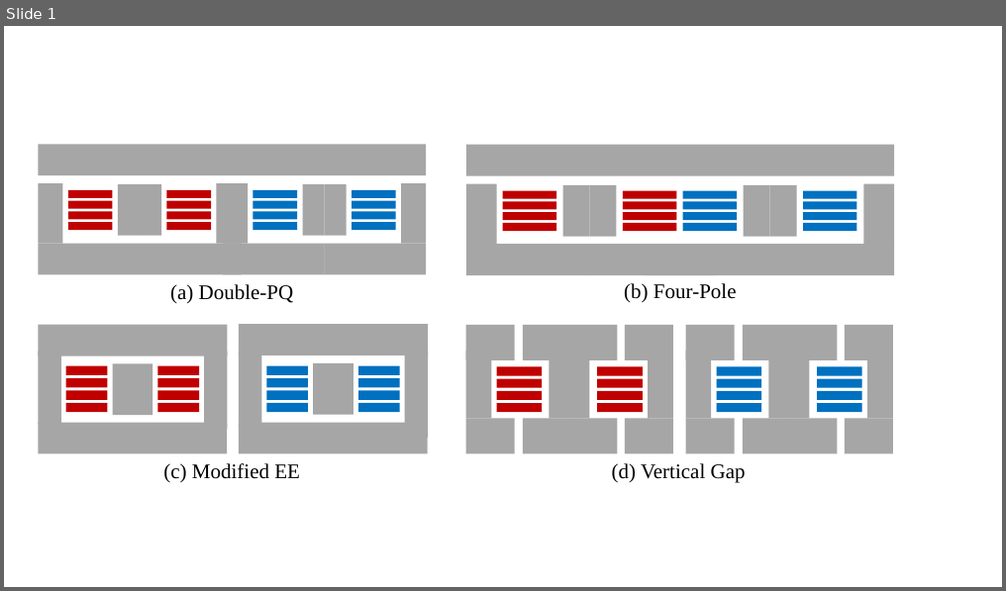
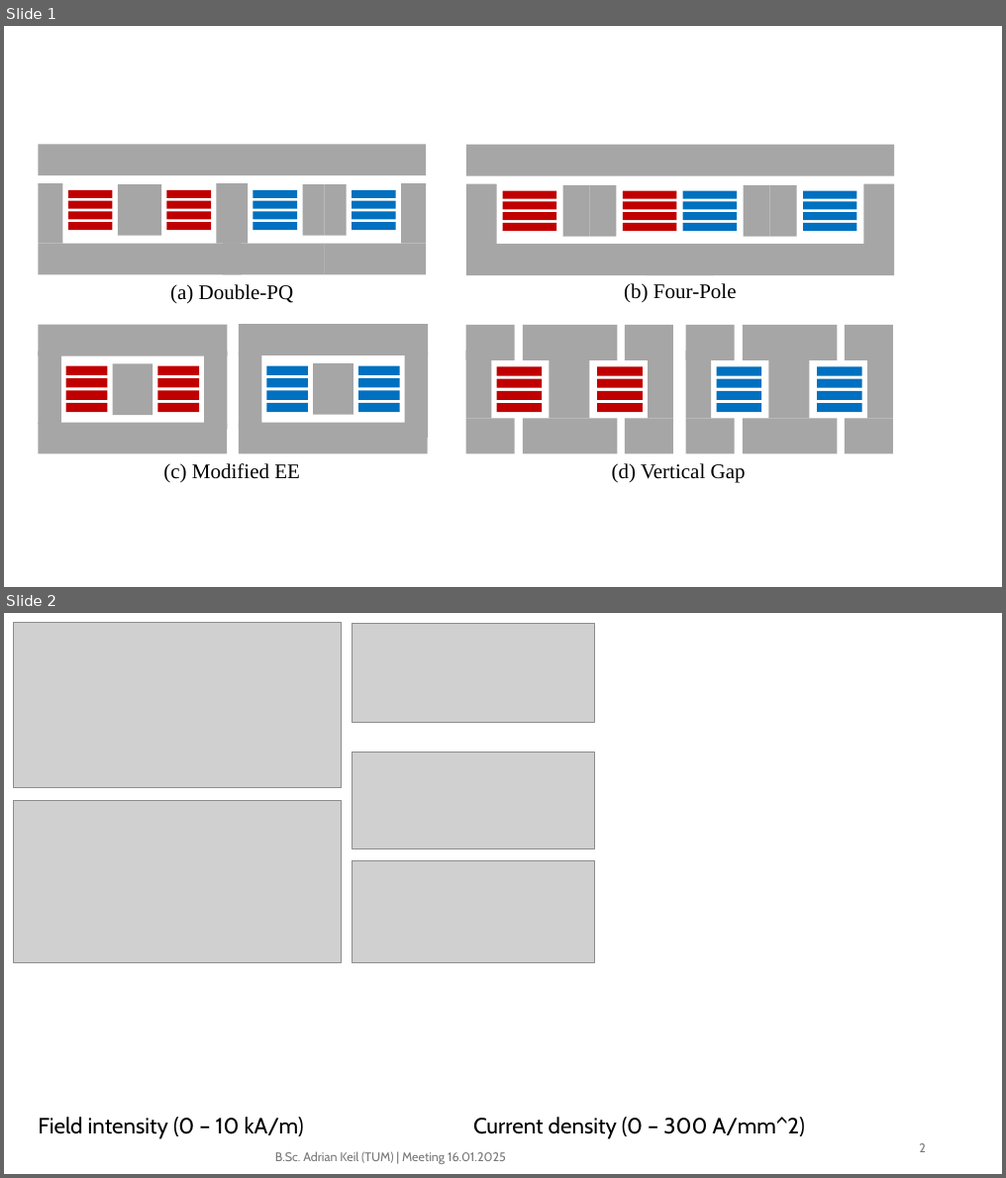
Before and after one commit to Keilomatico/IPEC2026_Coupled_Inductor_Buck, a slide deck: figures/IPEC_Figures_PowerPoint.pptx. Shown one above the other, each under a label of ours: slide 1 before the commit, slides 1 and 2 after it. The pictures are 1006x591 and 1006x1178 pixels, drawn with LibreOffice and Linux fonts; fonts in the diff are those of the drawing; grey boxes stand for pictures. Boxes give left, top, right and bottom in pixels: in the first picture for what was removed or moved away, otherwise in the second. Text is boxed around its words. In the diff, an @@ line names an element or a change of style, - is before the commit and + after.

```diff
--- a/figures/IPEC_Figures_PowerPoint.pptx
+++ b/figures/IPEC_Figures_PowerPoint.pptx
@@ slide 2 added at box(4, 613, 1002, 1174), background #FFFFFF @@
@@ picture added at box(14, 622, 342, 788) @@
@@ picture added at box(352, 623, 595, 722) @@
@@ picture added at box(352, 753, 595, 850) @@
@@ picture added at box(14, 801, 342, 962) @@
@@ picture added at box(352, 861, 595, 962) @@
@@ text added at box(38, 1117, 304, 1140), 21.3 pt, text #000000 @@
+Field intensity (0 – 10 kA/m)
@@ text added at box(473, 1117, 805, 1140), 21.3 pt, text #000000 @@
+Current density (0 – 300 A/mm^2)
@@ page number added at box(919, 1144, 926, 1153), 12 pt, text #797979 @@
+2
@@ text added at box(275, 1152, 506, 1164), 12 pt, text #797979 @@
+B.Sc. Adrian Keil (TUM) | Meeting 16.01.2025
```
Also in this commit, not shown: 5 other files.
